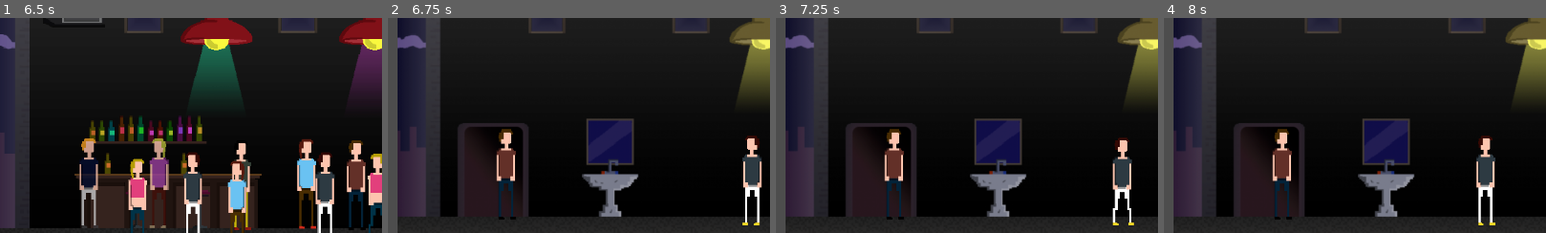
Above: before the commit, frames 1-4 (left to right).
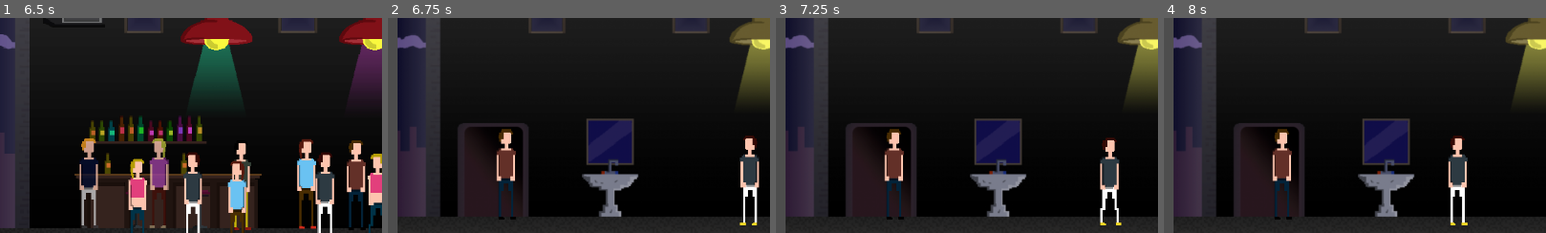
Above: after the commit, the same moments.

Repository: LudumSJB/The-Limited
Game: Godot game, scene res://scenes/MainMenu.tscn
Same seed, same stepped clock (60 frames per second), same inputs: the game is played once before the commit and once after it.
Inputs:
- Up to frame 1 (6.5 s): click "Play" at 0.5 s; tap Enter (ui_accept) at 1.25, 1.52, 2, 2.27, 2.75, 3.5, 3.77, 4.52, 5, 5.27 s; hold D (right) 1.28-2.78 s; tap Space (action_button) every 1.5 s from 1.35 to 5.85 s; tap N (next_level) at 2.1, 3.6, 5.1 s; hold A (left) 2.78-3.53 s; hold D (right) 3.53-5.03 s; hold A (left) 5.03-5.78 s; hold D (right) from 5.78 s (still down)
- Up to frame 2 (6.75 s): release D (right) at 6.53 s; hold A (left) from 6.53 s (still down); tap N (next_level) at 6.6 s
- Up to frame 3 (7.25 s): keep holding A (left); tap Enter (ui_accept) at 6.77 s
- Up to frame 4 (8 s): keep holding A (left); tap Space (action_button) at 7.35 s; tap Enter (ui_accept) at 7.52 s
The pictures show only the part of the screen within x 1-51%, y 46-96%; the shares and areas given below are measured in that part.

Frame 1 is identical in both runs. In frame 2, 1.1% of the frame differs, in the area x 92-98%, y 54-97%; in frame 3, 2.3%; in frame 4, 2.7%, in the area x 74-87%, y 54-97%.

Commit message:
fix scene signals

Diff:
--- a/scenes/level5.tscn
+++ b/scenes/level5.tscn
@@ -26,7 +26,7 @@
 
 [node name="dancer_dude" parent="." instance=ExtResource("7_bdtki")]
 position = Vector2(570, 539)
-speed = 50.0
+speed = 80.0
 
 [node name="player" parent="." instance=ExtResource("2_bp30i")]
 position = Vector2(202, 530)
@@ -68,7 +68,9 @@
 monitoring = false
 label_text = "wc"
 
+[connection signal="play_minigame" from="." to="." method="_on_play_minigame"]
 [connection signal="DudeGoOut" from="dancer_dude" to="." method="_on_dancer_dude_dude_go_out"]
 [connection signal="HidePlayer" from="dialogSystem" to="player" method="_on_dialog_system_hide_player"]
 [connection signal="ShowPlayer" from="dialogSystem" to="player" method="_on_dialog_system_show_player"]
+[connection signal="MinigameWon" from="TimingAccuracyBar" to="." method="_on_timing_accuracy_bar_minigame_won"]
 [connection signal="OnActionInitated" from="actionArea" to="." method="_on_action_area_on_action_initated"]
